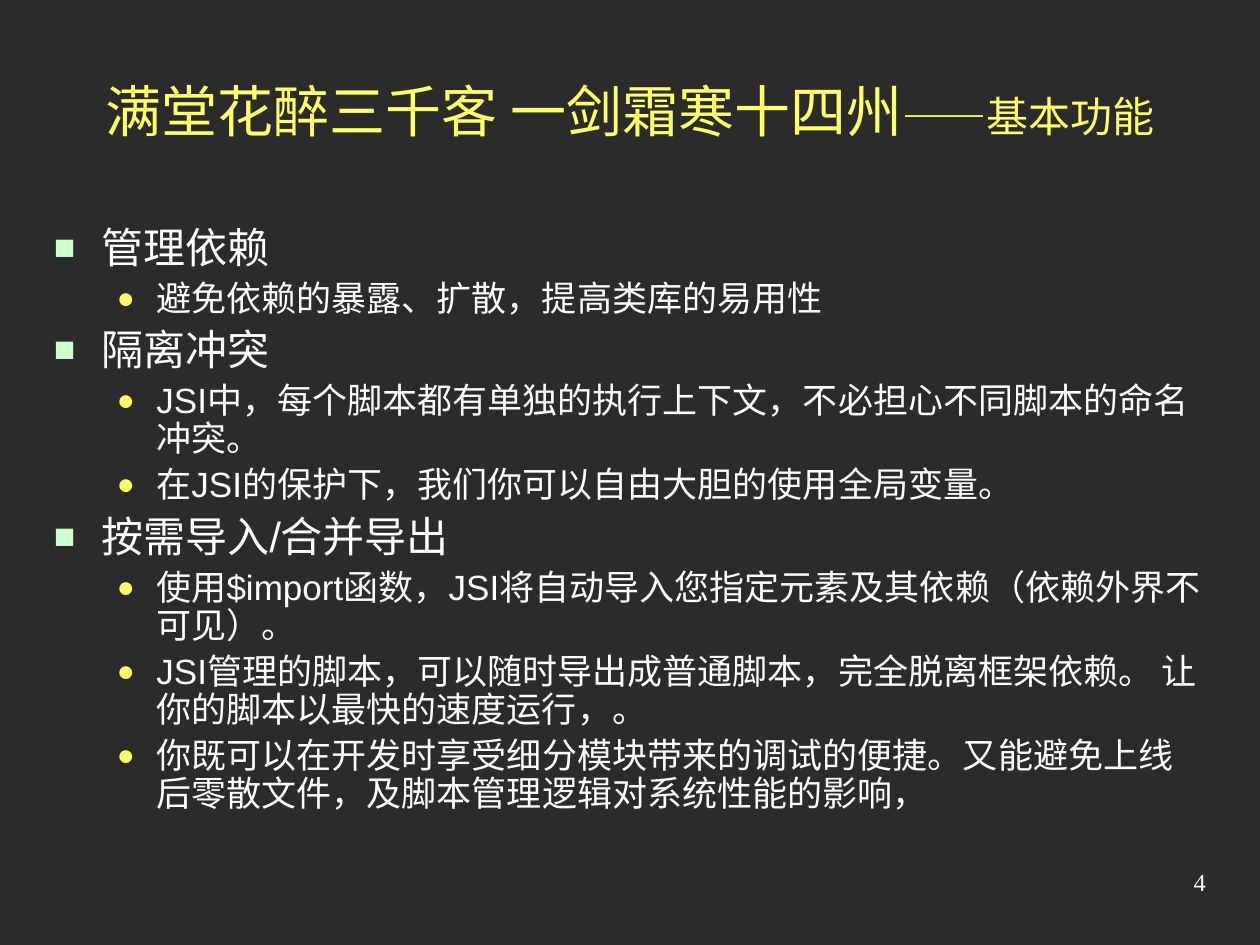
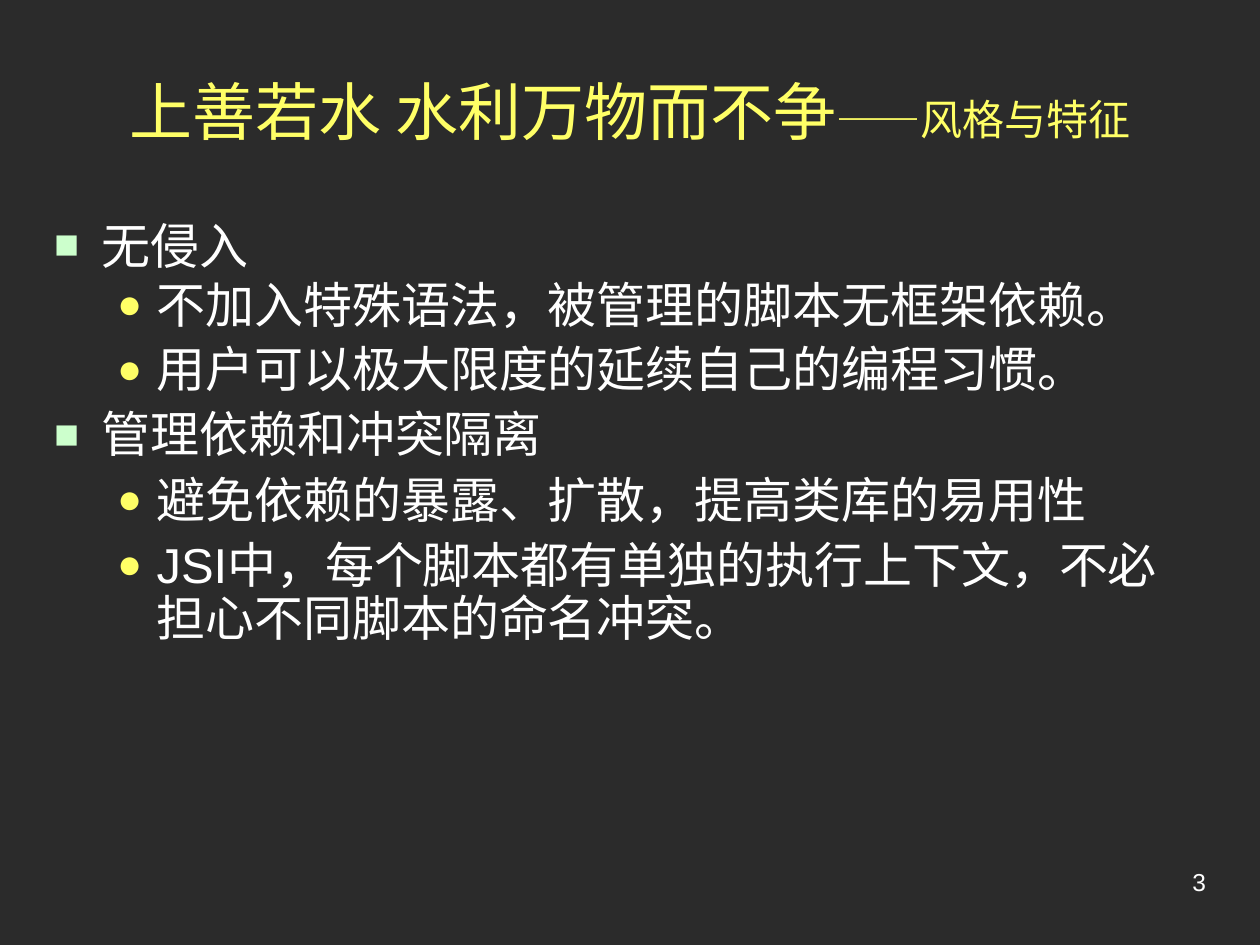
Before and after one commit to jindw/jsi, a slide deck: slide 3 of trunk/JSI2/web/doc/Preview2.ppt (slide 4 before the commit). Drawn at 1260x945 pixels with LibreOffice and Linux fonts; fonts in the diff are those of the drawing; background and template pictures are left out; a plain dark background stands for a picture behind light text. Boxes give left, top, right and bottom in pixels: in the first picture for what was removed or moved away, otherwise in the second. Text is boxed around its words. In the diff, an @@ line names an element or a change of style, - is before the commit and + after.

```diff
--- a/trunk/JSI2/web/doc/Preview2.ppt
+++ b/trunk/JSI2/web/doc/Preview2.ppt
@@ title at [129,82,1131,140]: text changed; size 32 to 36 pt @@
-满堂花醉三千客 一剑霜寒十四州——基本功能
+上善若水 水利万物而不争——风格与特征
@@ text at [101,223,1136,456]: text changed; size 24 to 28 pt @@
-■ 管理依赖
+■ 无侵入
+  ● 不加入特殊语法，被管理的脚本无框架依赖。
+  ● 用户可以极大限度的延续自己的编程习惯。
+■ 管理依赖和冲突隔离
@@ text at [101,329,269,369]: paragraph removed @@
-■ 隔离冲突
@@ text at [101,467,1200,810]: paragraphs removed @@
-  ● 在JSI的保护下，我们你可以自由大胆的使用全局变量。
-■ 按需导入/合并导出
-  ● 使用$import函数，JSI将自动导入您指定元素及其依赖（依赖外界不可见）。
-  ● JSI管理的脚本，可以随时导出成普通脚本，完全脱离框架依赖。 让你的脚本以最快的速度运行，。
-  ● 你既可以在开发时享受细分模块带来的调试的便捷。又能避免上线后零散文件，及脚本管理逻辑对系统性能的影响，
@@ text at [157,476,1157,640]: size 20 to 28 pt in "避免依赖的暴露、扩散，提高类库的易用性", "JSI中，每个脚本都有单独的执行上下文，不必担心不同脚本的命名冲突。"; more space between paragraphs @@
@@ page number at [1192,874,1206,892]: text changed; font Times New Roman to Arial @@
-4
+3
```
Also in this commit, not shown: 5 other slides changed, 2 slides removed.
